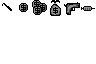
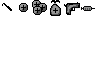
The second 96x64 image is a revision of the first. Changes to its layers:
painted on "Layer 5" over [21, 1, 60, 15]
